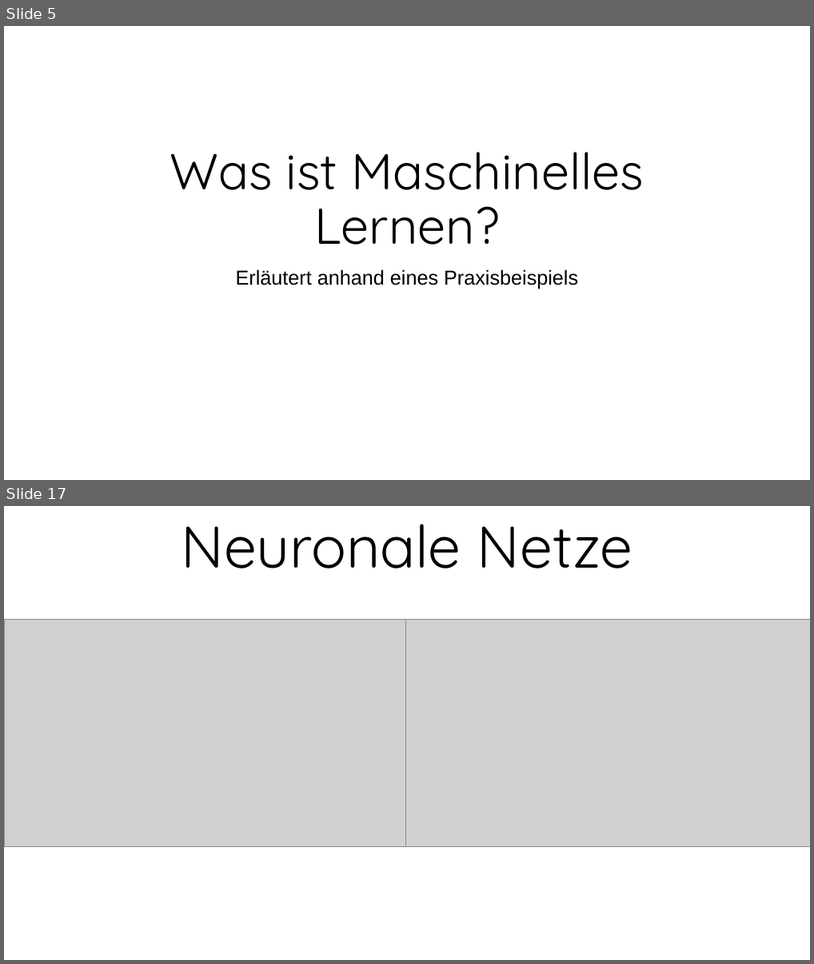
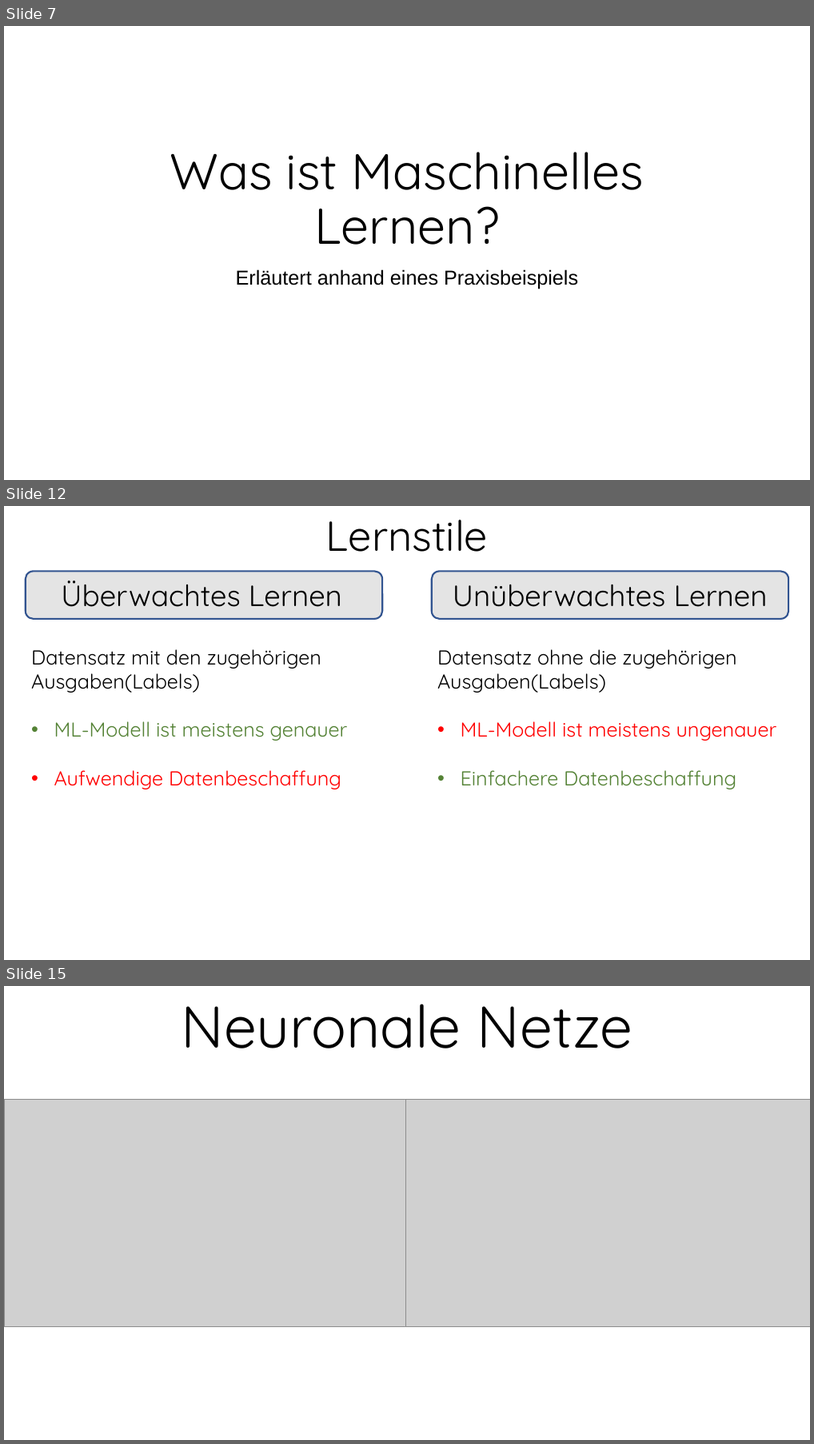
Before and after one commit to SemJoerg/DigitRecognition, a slide deck: presentation/presentation.pptx. Shown one above the other, each under a label of ours: slides 5 and 17 before the commit, slides 7, 12 and 15 after it; the slides between them are not shown. The pictures are 814x964 and 814x1444 pixels, drawn with LibreOffice and Linux fonts; fonts in the diff are those of the drawing; grey boxes stand for pictures; background and template pictures are left out. Boxes give left, top, right and bottom in pixels: in the first picture for what was removed or moved away, otherwise in the second. Text is boxed around its words. In the diff, an @@ line names an element or a change of style, - is before the commit and + after.

Commit message:
added "Lernnverfahren" slides to presentation.pptx and retrained main model

```diff
--- a/presentation/presentation.pptx
+++ b/presentation/presentation.pptx
@@ slide 12 added at (4,506,810,960), background picture (left out) @@
@@ text added at (326,520,488,552), 50 pt, text #000000 @@
+Lernstile
@@ rounded rectangle added at (25,572,382,619), fill #7C7C7C at 20% opacity, outline #325491 2 pt @@
@@ rounded rectangle added at (432,572,790,619), fill #7C7C7C at 20% opacity, outline #325491 2 pt @@
@@ text added at (61,580,342,607), 35 pt, text #000000 @@
+Überwachtes Lernen
@@ text added at (453,584,768,607), 35 pt, text #000000 @@
+Unüberwachtes Lernen
@@ text added at (31,649,348,789), 24 pt, text #000000 @@
+Datensatz mit den zugehörigen Ausgaben(Labels)
+• ML-Modell ist meistens genauer
+• Aufwendige Datenbeschaffung
@@ text added at (438,649,778,789), 24 pt, text #000000 @@
+Datensatz ohne die zugehörigen Ausgaben(Labels)
+• ML-Modell ist meistens ungenauer
+• Einfachere Datenbeschaffung
@@ what was slide 5 is now slide 7 @@
@@ what was slide 17 is now slide 15 @@
```
Also in this commit, not shown: 3 slides changed, 11 other slides added, 10 slides removed, 14 other files.
